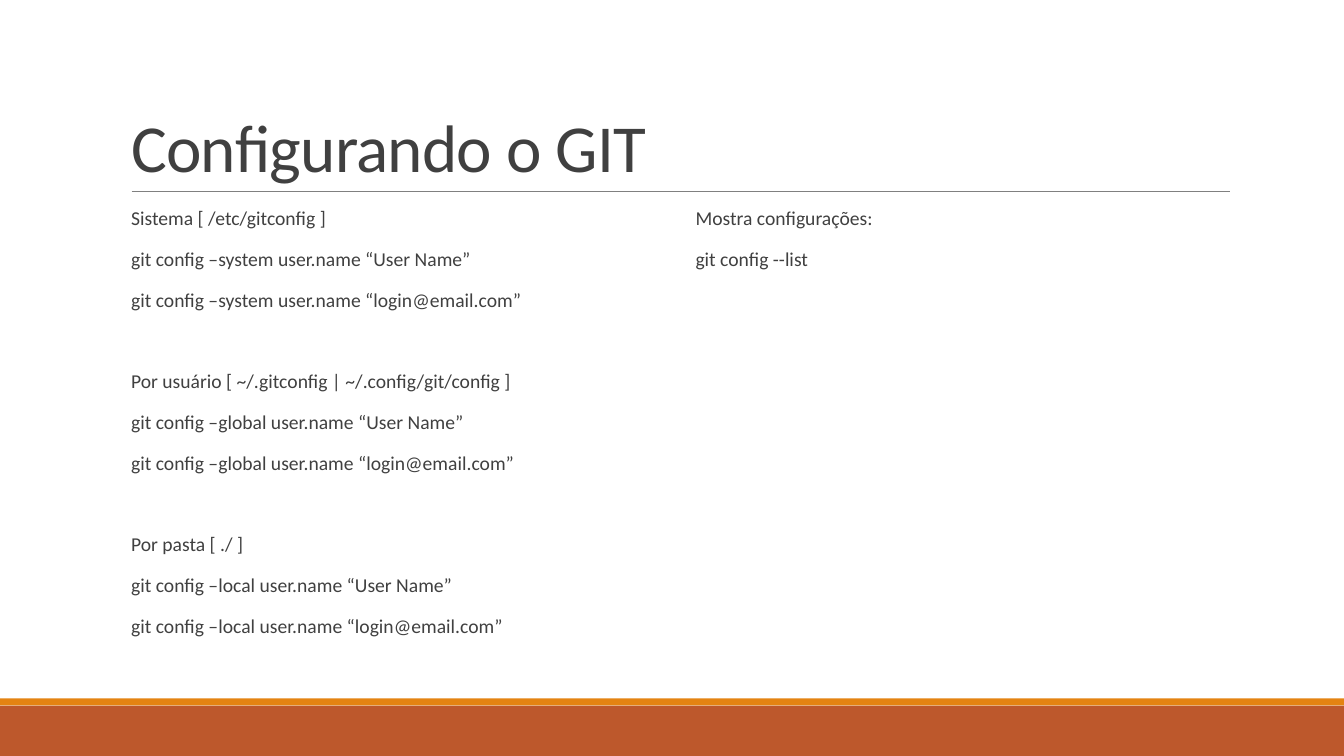
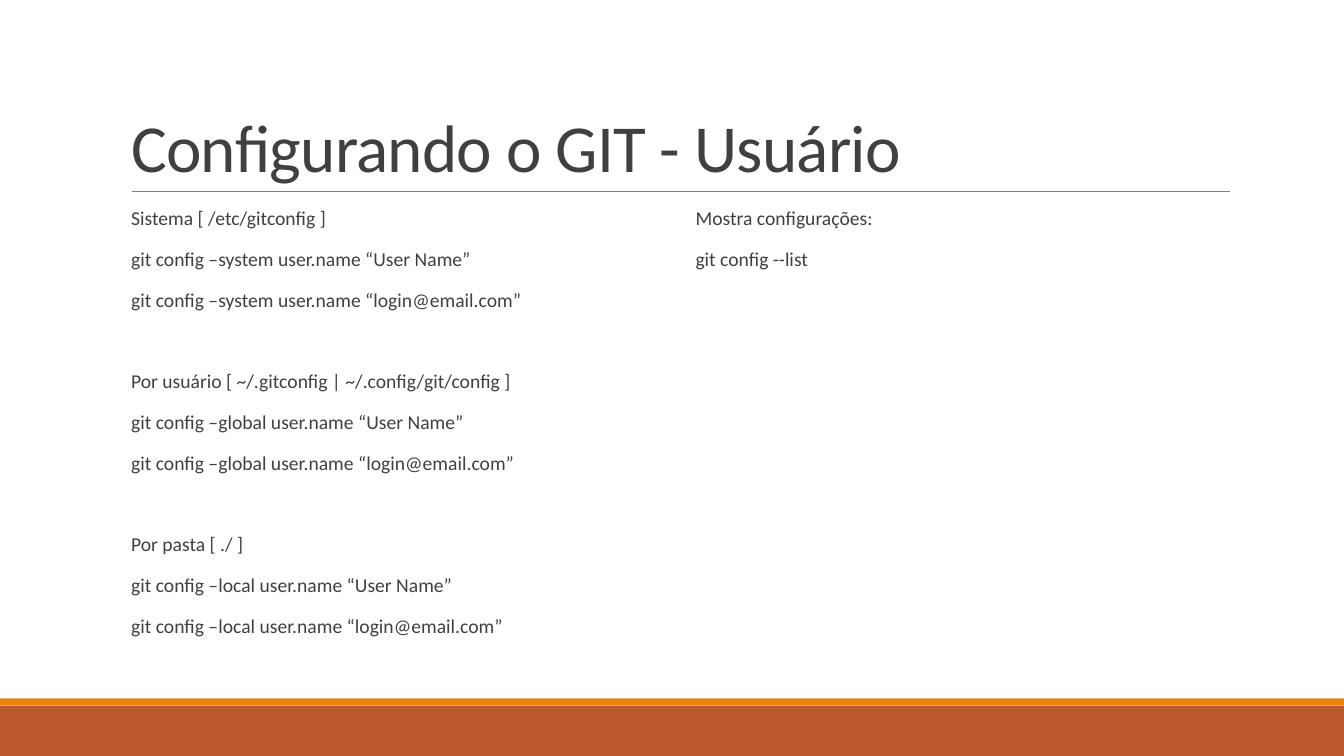
Before and after one commit to ekson73/Docs, a slide deck: slide 28 of GIT 4 VEK.pptx. Drawn at 1344x756 pixels with LibreOffice and Linux fonts; fonts in the diff are those of the drawing. Boxes give left, top, right and bottom in pixels: in the first picture for what was removed or moved away, otherwise in the second. Text is boxed around its words. In the diff, an @@ line names an element or a change of style, - is before the commit and + after.

```diff
--- a/GIT 4 VEK.pptx
+++ b/GIT 4 VEK.pptx
@@ title at [131,125,901,184]: text changed @@
-Configurando o GIT
+Configurando o GIT - Usuário
```
Also in this commit, not shown: 2 other slides changed, 1 slide added.
